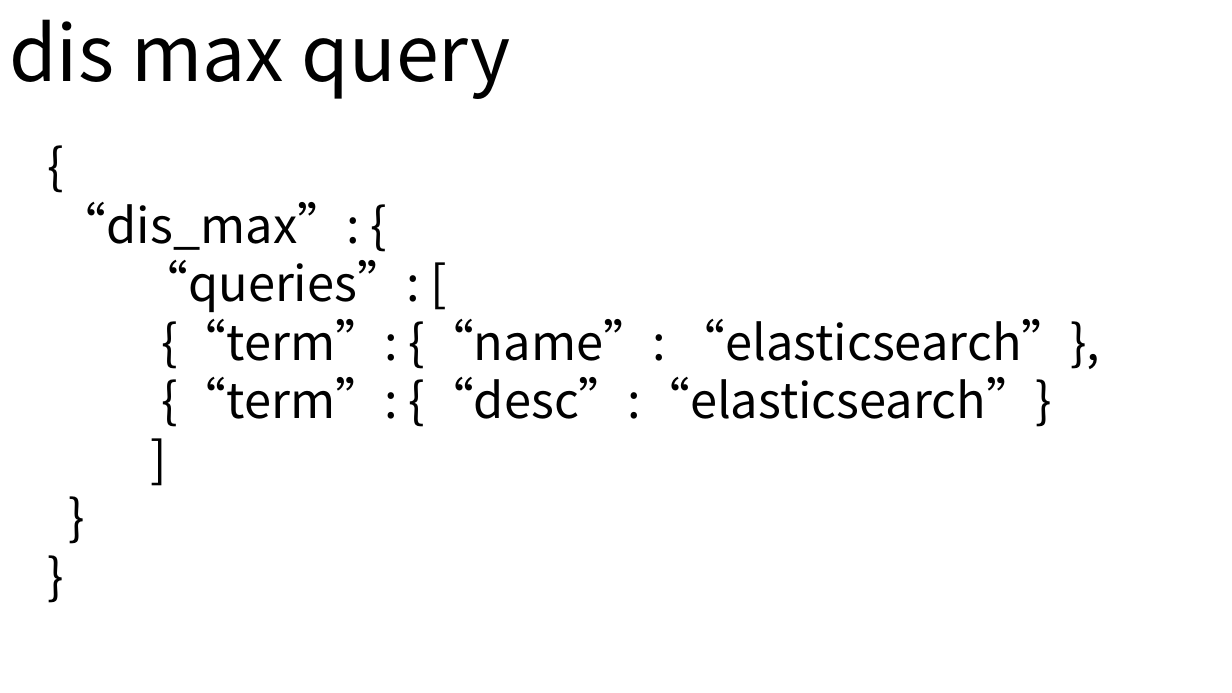
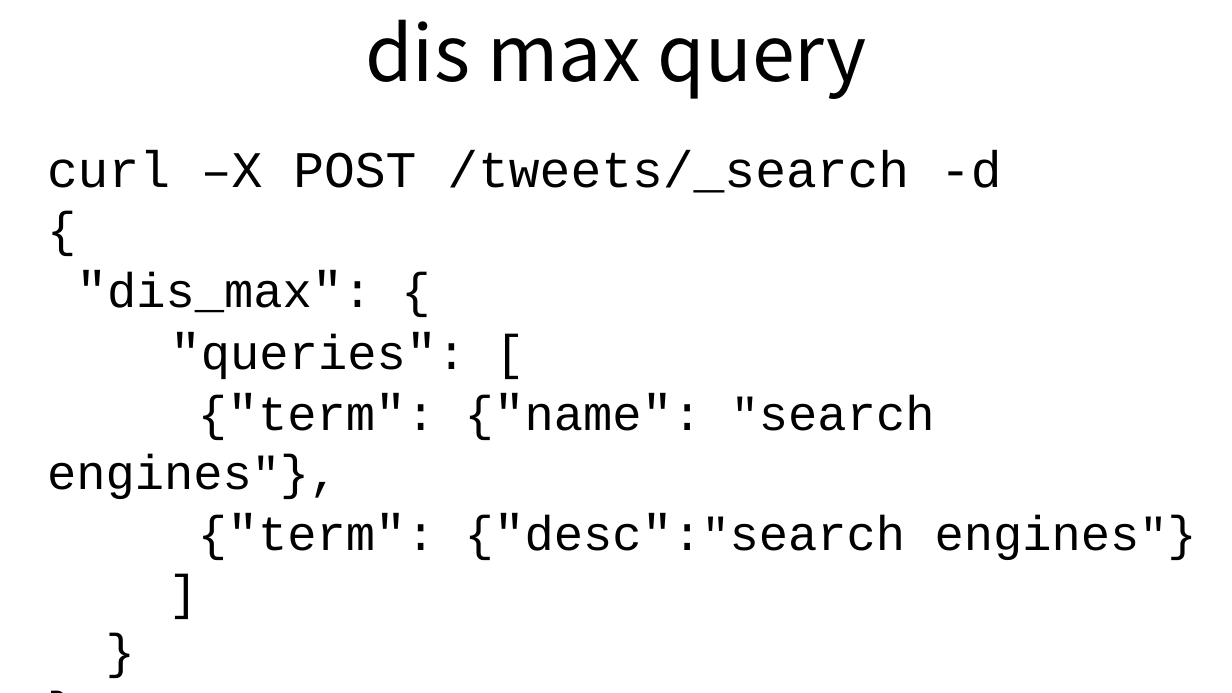
Before and after one commit to andypryor/start_your_search_engines, a slide deck: slide 36 of start_search_engines.pptx (slide 33 before the commit). Drawn at 1232x693 pixels with LibreOffice and Linux fonts; fonts in the diff are those of the drawing. Boxes give left, top, right and bottom in pixels: in the first picture for what was removed or moved away, otherwise in the second. Text is boxed around its words. In the diff, an @@ line names an element or a change of style, - is before the commit and + after.

```diff
--- a/start_search_engines.pptx
+++ b/start_search_engines.pptx
@@ text "dis max query" at (365,19,867,99): alignment left to centre @@
@@ text "curl –X POST /tweets/_search -d" at (47,150,1140,560): font Noto Sans CJK SC to Courier New in "{", "]", "}", "}" @@
@@ text at (47,150,1002,193): paragraph added @@
+curl –X POST /tweets/_search -d
@@ text at (47,270,1140,560): text changed; font Noto Sans CJK SC to Courier New @@
-“dis_max”: {
-“queries”: [
-{“term”: {“name”: “elasticsearch”},
-{“term”: {“desc”:“elasticsearch”}
+"dis_max": {
+"queries": [
+{"term": {"name": "search engines"},
+{"term": {"desc":"search engines"}
```
Also in this commit, not shown: 3 other slides changed, 7 slides added, 5 slides removed.
